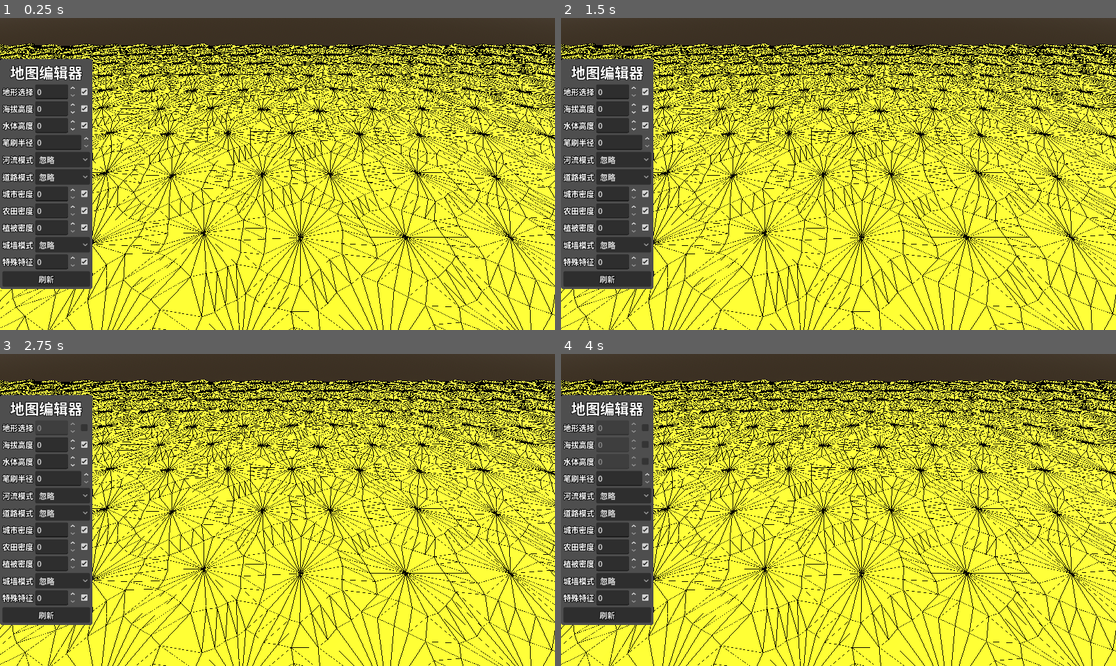
Above: before the commit, frames 1-4 (two rows, left to right).
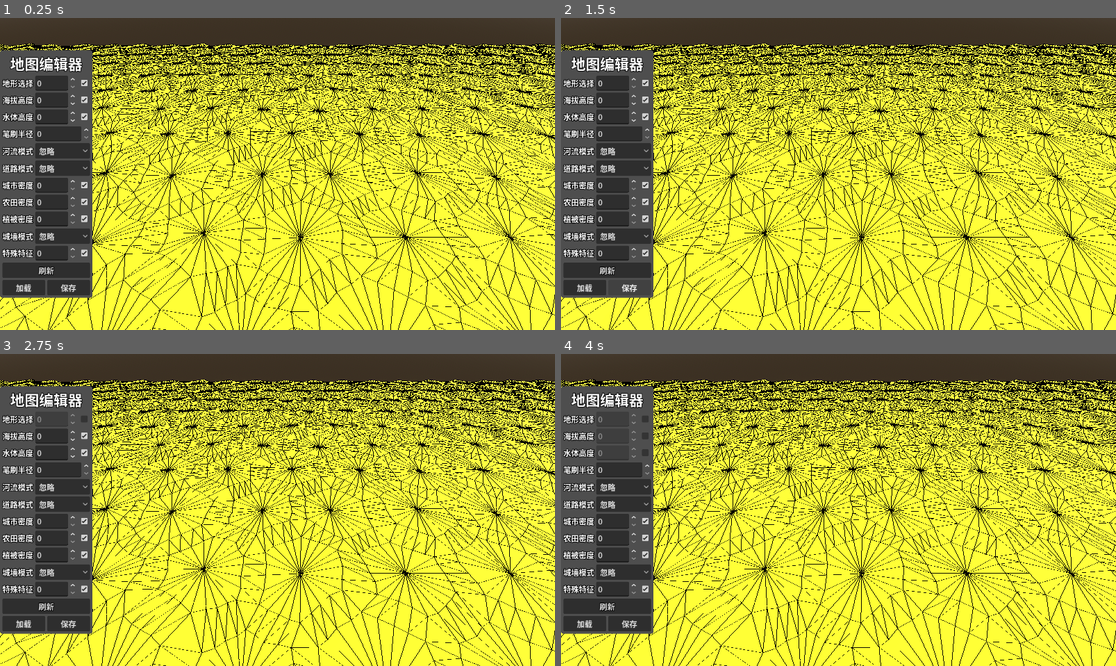
Above: after the commit, the same moments.

Repository: LiGameAcademy/godot_hex_map
Game: Godot game, scene res://scenes/main.tscn
Two runs of this game, one before a commit and one after it. Both use one fixed random seed, a clock stepped at 60 frames per second and the inputs below.
Inputs (mouse positions are in pixels of both pictures, inside the frame that each line leads up to; where the layout moved, square brackets give the same spot in the first picture):
- Up to frame 1 (0.25 s): no input
- Up to frame 2 (1.5 s): click (583, 286) at 0.5 s, where only the run after the commit has a clickable "加载"; click (627, 286) at 1.25 s, where only the run after the commit has a clickable "保存"
- Up to frame 3 (2.75 s): click (83, 419) [83, 428] at 2 s
- Up to frame 4 (4 s): click (644, 435) [644, 444] at 2.75 s; click (644, 453) [644, 460] at 3.5 s

The runs differ from the first frame. In frame 1, 6.8% of the frame differs, in the area x 0-17%, y 10-90%; in frame 2, 6.9%, in the area x 0-31%, y 10-100%; in frame 3, 6.8%; in frame 4, 6.7%.

Commit message:
48-存档：FileAccess与格子序列化

Diff:
--- a/prefabs/hex_grid.gd
+++ b/prefabs/hex_grid.gd
@@ -40,6 +40,15 @@
 	#hex_mesh.triangulate(cells)
 	for chunk in chunks:
 		chunk.refresh()
+
+func save(file: FileAccess) -> void:
+	for cell in cells:
+		cell.save(file)
+
+func load(file: FileAccess) -> void:
+	for cell in cells:
+		cell.load(file)
+	refresh()
 
 func _create_chunks() -> void:
 	chunks.resize(chunk_count_x * chunk_count_z)
--- a/scripts/hex_cell.gd
+++ b/scripts/hex_cell.gd
@@ -308,6 +308,45 @@
 func refresh() -> void:
 	_refresh()
 
+func save(file: FileAccess) -> void:
+	file.store_8(terrain_type_index)
+	file.store_8(elevation + 128)
+	file.store_8(water_level + 128)
+	file.store_8(urban_level)
+	file.store_8(farm_level)
+	file.store_8(plant_level)
+	file.store_8(special_index)
+
+	file.store_8(1 if walled else 0)
+	file.store_8(1 if has_incoming_river else 0)
+	file.store_8(incoming_river as int if has_incoming_river else 0)
+	file.store_8(1 if has_outgoing_river else 0)
+	file.store_8(outgoing_river as int if has_outgoing_river else 0)
+
+	for i in range(roads.size()):
+		file.store_8(1 if roads[i] else 0)
+
+func load(file: FileAccess) -> void:
+	terrain_type_index = file.get_8()
+	elevation = clampi(file.get_8() - 128, -128, 127)
+	water_level = clampi(file.get_8() - 128, -128, 127)
+	urban_level = file.get_8()
+	farm_level = file.get_8()
+	plant_level = file.get_8()
+	special_index = file.get_8()
+
+	walled = file.get_8() == 1
+	has_incoming_river = file.get_8() == 1
+	var incoming_dir := file.get_8()
+	if has_incoming_river:
+		incoming_river = incoming_dir as HexCell.HexDirection
+	has_outgoing_river = file.get_8() == 1
+	var outgoing_dir := file.get_8()
+	if has_outgoing_river:
+		outgoing_river = outgoing_dir as HexCell.HexDirection
+	for i in range(roads.size()):
+		roads[i] = file.get_8()
+
 func _validate_river_constraints() -> void:
 	if has_outgoing_river and not is_valid_river_destination(get_neighbor(outgoing_river)):
 		remove_outgoing_river()
--- a/scripts/hex_map_editor.gd
+++ b/scripts/hex_map_editor.gd
@@ -230,6 +230,29 @@
 func refresh() -> void:
 	hex_grid.refresh()
 
+func save_map() -> void:
+	var path := "user://test.map"
+	var file := FileAccess.open(path, FileAccess.WRITE)
+	if file == null:
+		push_error("Failed to open file for writing: ", path)
+		return
+	hex_grid.save(file)
+	file.close()
+
+func load_map() -> void:
+	var path := "user://test.map"
+	if not FileAccess.file_exists(path):
+		push_warning("Map file not found: ", path)
+		return
+
+	var file := FileAccess.open(path, FileAccess.READ)
+	if file == null:
+		push_error("Failed to open file for reading")
+		return
+
+	hex_grid.load(file)
+	file.close()
+
 func _handle_click_or_drag(mouse_pos: Vector2, from_motion: bool = false) -> void:
 	var camera := get_viewport().get_camera_3d()
 	if not is_instance_valid(camera):
--- a/ui/hex_map_editor_panel.gd
+++ b/ui/hex_map_editor_panel.gd
@@ -20,6 +20,8 @@
 @onready var option_button_walled: OptionButton = %OptionButtonWalled
 @onready var spin_box_special: SpinBox = %SpinBoxSpecial
 @onready var check_box_special: CheckBox = %CheckBoxSpecial
+@onready var button_load: Button = %ButtonLoad
+@onready var button_save: Button = %ButtonSave
 
 ## 表现层：负责 UI 展示与交互输入，依赖 HexMapEditor 逻辑层的 API / signal
 @export var editor: HexMapEditor
@@ -159,10 +161,9 @@
 			editor.set_apply_special_index(toggled_on)
 			spin_box_special.editable = toggled_on
 	)
-	refresh_button.pressed.connect(
-		func() -> void:
-			editor.refresh()
-	)
+	refresh_button.pressed.connect(func() -> void:editor.refresh())
+	button_save.pressed.connect(func() -> void:editor.save_map())
+	button_load.pressed.connect(func() -> void: editor.load_map())
 
 func _on_editor_river_mode_changed(_mode: HexMapEditor.RiverMode) -> void:
 	if not is_instance_valid(editor):
--- a/ui/hex_map_editor_panel.tscn
+++ b/ui/hex_map_editor_panel.tscn
@@ -300,3 +300,21 @@
 theme_override_colors/font_outline_color = Color(0, 0, 0, 1)
 theme_override_constants/outline_size = 5
 text = "刷新"
+
+[node name="MarginContainer12" type="MarginContainer" parent="MarginContainer/VBoxContainer" unique_id=534548673]
+layout_mode = 2
+
+[node name="HBoxContainer" type="HBoxContainer" parent="MarginContainer/VBoxContainer/MarginContainer12" unique_id=1933838553]
+layout_mode = 2
+
+[node name="ButtonLoad" type="Button" parent="MarginContainer/VBoxContainer/MarginContainer12/HBoxContainer" unique_id=2144290428]
+unique_name_in_owner = true
+layout_mode = 2
+size_flags_horizontal = 3
+text = "加载"
+
+[node name="ButtonSave" type="Button" parent="MarginContainer/VBoxContainer/MarginContainer12/HBoxContainer" unique_id=134061576]
+unique_name_in_owner = true
+layout_mode = 2
+size_flags_horizontal = 3
+text = "保存"
Not shown: 1 places in prefabs/hex_grid.tscn that only renumber resources
